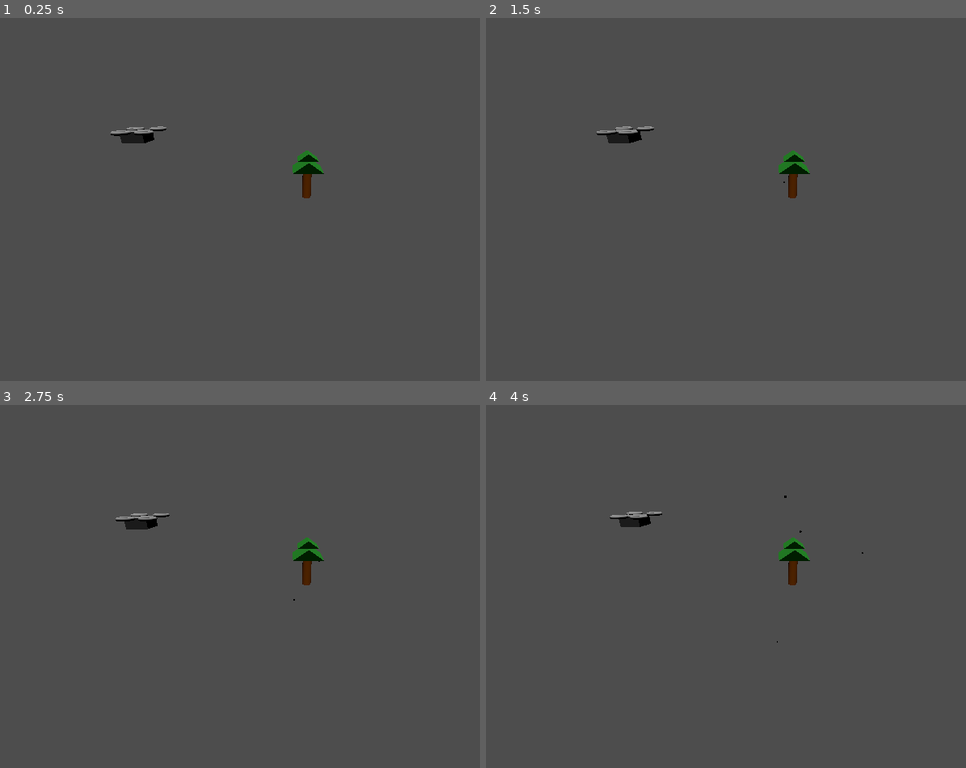
Above: before the commit, frames 1-4 (two rows, left to right).
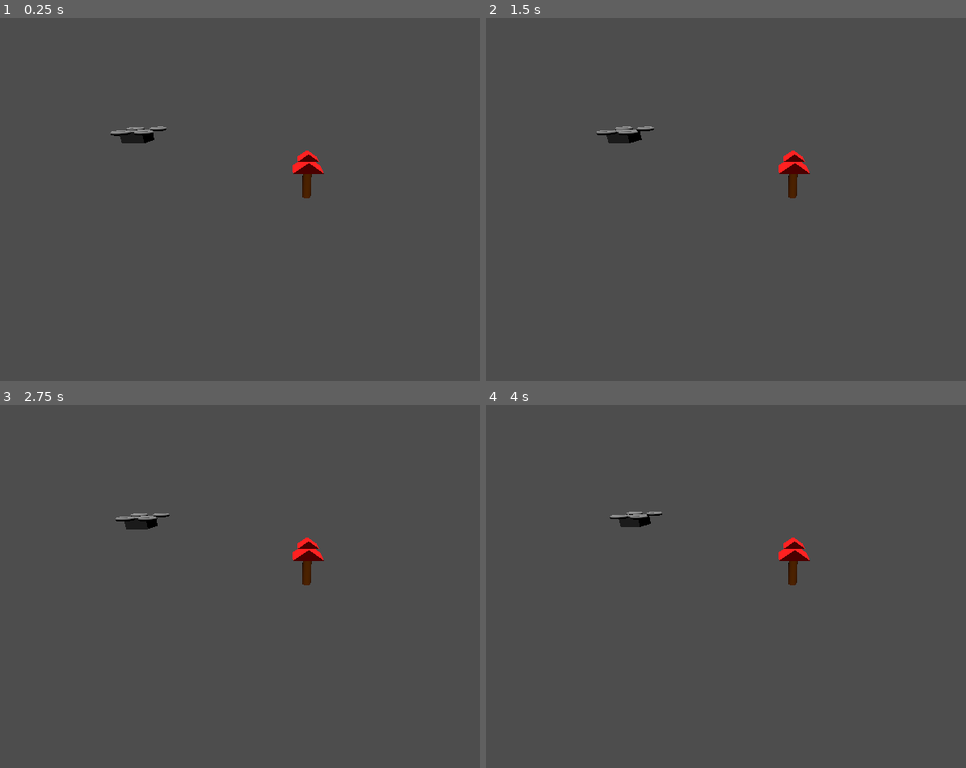
Above: after the commit, the same moments.

Repository: Momellouky/Robot-Swarms
Game: Godot game, scene res://essaim_robot/essaims_robot.tscn
Two runs of this game, one before a commit and one after it. Both use one fixed random seed, a clock stepped at 60 frames per second and the inputs below.
Inputs (mouse positions are in pixels of both pictures, inside the frame that each line leads up to):
- Up to frame 1 (0.25 s): no input
- Up to frame 2 (1.5 s): move the mouse to (913, 181) at 0.52 s; hold Right (ui_right) 0.53-1.25 s; tap Ctrl at 0.6 s; click (913, 181) at 0.67 s; drag from (644, 217) to (740, 272) at 1.27 s
- Up to frame 3 (2.75 s): tap Enter at 2 s; move the mouse to (350, 506) at 2.02 s; hold Right (ui_right) from 2.03 s (still down); tap Ctrl at 2.1 s
- Up to frame 4 (4 s): release Right (ui_right) at 2.75 s; drag from (740, 659) to (577, 532) at 2.77 s; move the mouse to (outside the picture) at 3.52 s; hold Left (ui_left) from 3.53 s (still down); tap Ctrl at 3.6 s

The runs differ from the first frame. In frame 1, 0.3% of the frame differs, in the area x 60-68%, y 36-43%; in frame 2, 0.3%; in frame 3, 0.3%; in frame 4, 0.3%, in the area x 60-79%, y 24-66%.
Error before the commit: Parse Error: Expected indented block for property after ":". (res://essaim_robot/tree_script.gd:7)

Commit message:
fix : fix syntax error in tree_script.gd

Diff:
--- a/essaim_robot/tree_script.gd
+++ b/essaim_robot/tree_script.gd
@@ -3,8 +3,6 @@
 #
 
 extends RigidBody3D
-
-var x:int :
 
 # Called when the node enters the scene tree for the first time.
 func _ready():
